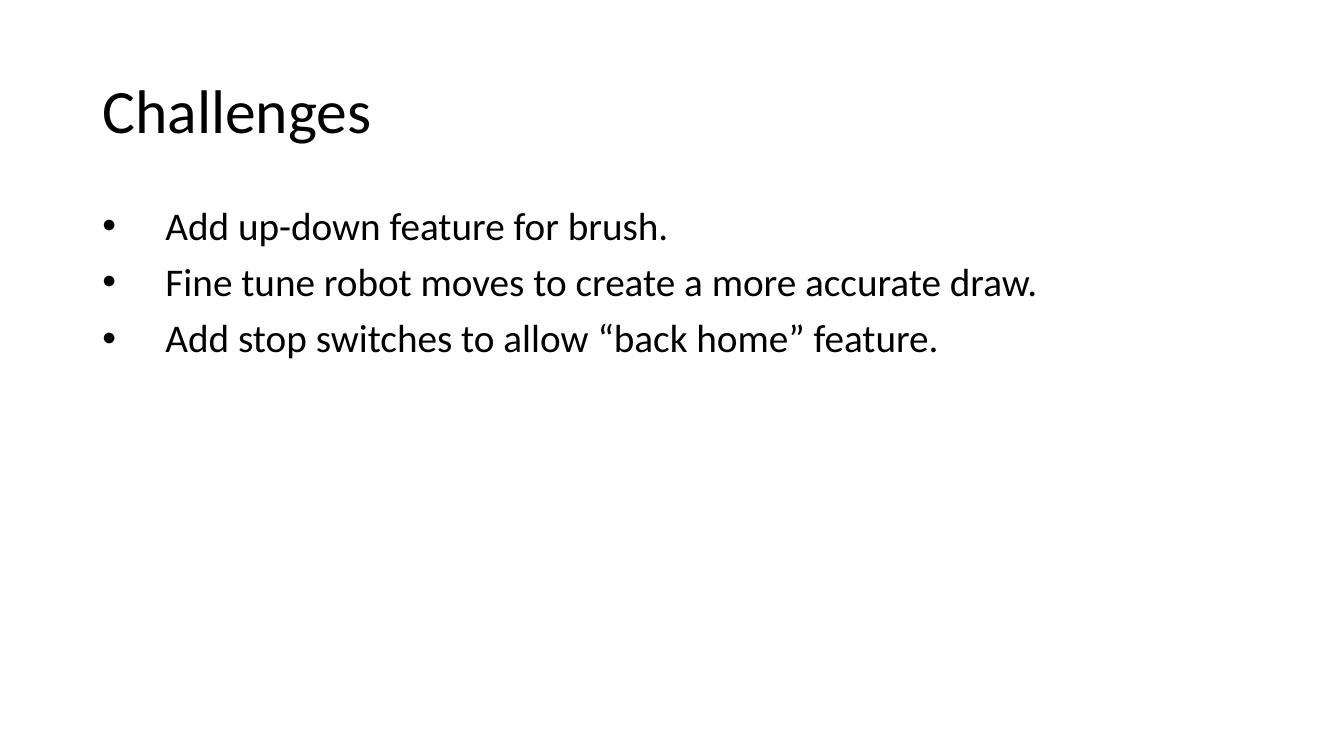
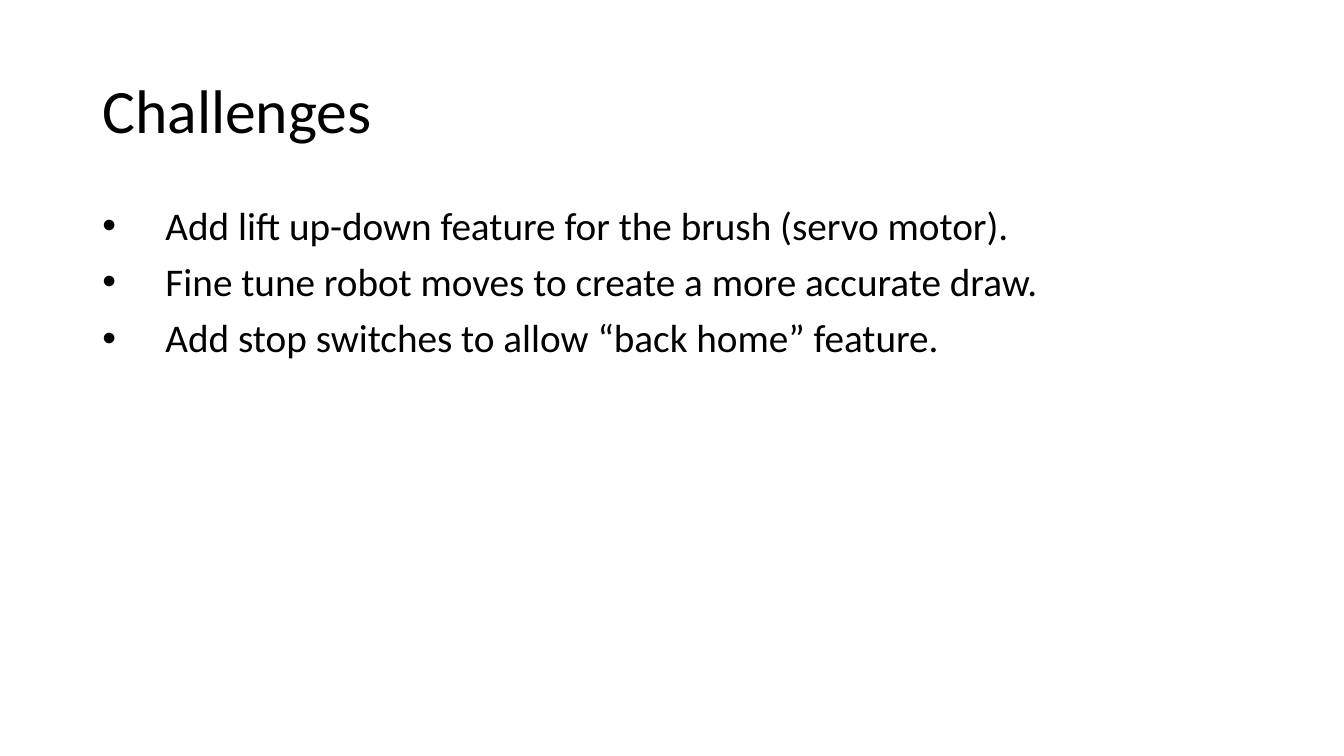
Before and after one commit to RonD101/PaintBot, a slide deck: slide 7 of assets/Peer review presentation.pptx (slide 6 before the commit). Drawn at 1344x756 pixels with LibreOffice and Linux fonts; fonts in the diff are those of the drawing. Boxes give left, top, right and bottom in pixels: in the first picture for what was removed or moved away, otherwise in the second. Text is boxed around its words. In the diff, an @@ line names an element or a change of style, - is before the commit and + after.

```diff
--- a/assets/Peer review presentation.pptx
+++ b/assets/Peer review presentation.pptx
@@ text at <box>165,211,1009,247</box>: text changed @@
-• Add up-down feature for brush.
+• Add lift up-down feature for the brush (servo motor).
```
Also in this commit, not shown: 4 other slides changed, 1 slide added, 1 other file.
